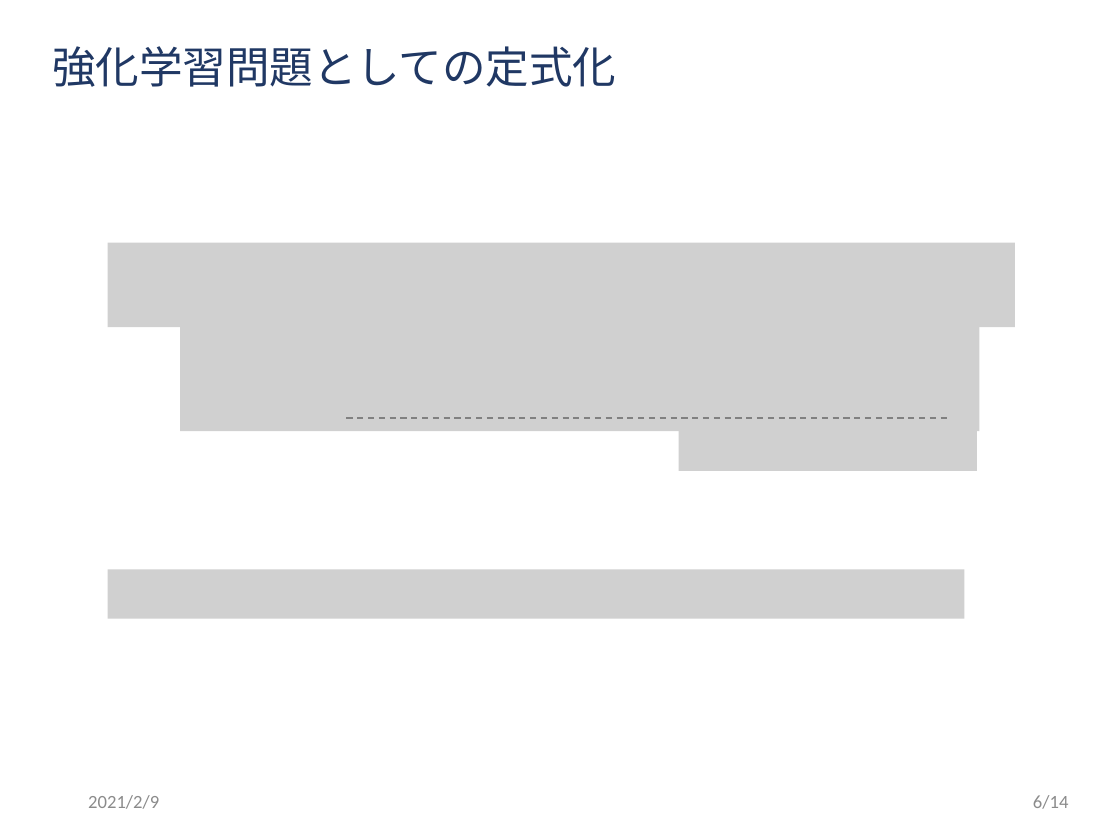
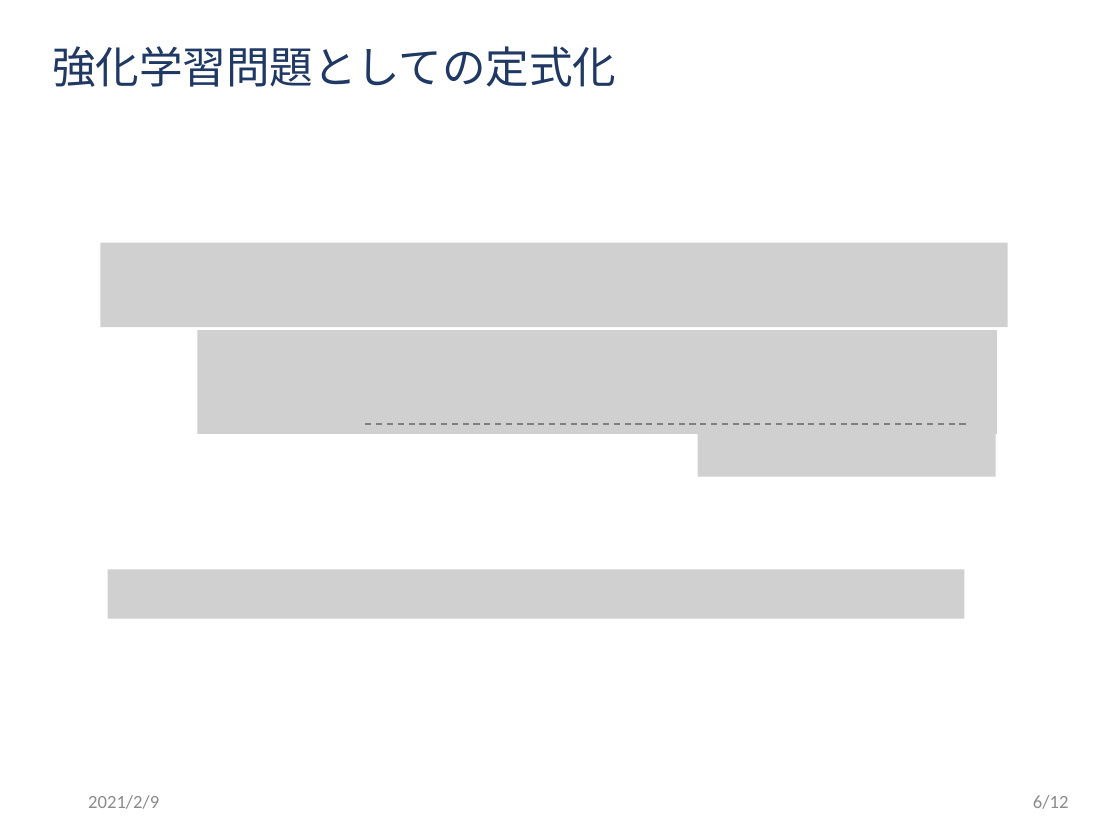
Before and after one commit to ibuki1024/thesis, a slide deck: slide 7 of slide/master.pptx. Drawn at 1120x840 pixels with LibreOffice and Linux fonts; fonts in the diff are those of the drawing; grey boxes stand for pictures; background and template pictures are left out. Boxes give left, top, right and bottom in pixels: in the first picture for what was removed or moved away, otherwise in the second. Text is boxed around its words. In the diff, an @@ line names an element or a change of style, - is before the commit and + after.

```diff
--- a/slide/master.pptx
+++ b/slide/master.pptx
@@ picture moved from (x1=108, y1=243, x2=1015, y2=328) to (x1=101, y1=243, x2=1008, y2=328) @@
@@ picture moved from (x1=180, y1=327, x2=980, y2=431) to (x1=197, y1=330, x2=997, y2=435) @@
@@ line moved from (346, 418) - (950, 418) to (365, 423) - (969, 423) @@
@@ picture moved from (x1=679, y1=426, x2=977, y2=470) to (x1=698, y1=431, x2=996, y2=476) @@
@@ page number at (x1=1033, y1=795, x2=1069, y2=809): text changed @@
-6/14
+6/12
```
Also in this commit, not shown: 14 other slides changed.
